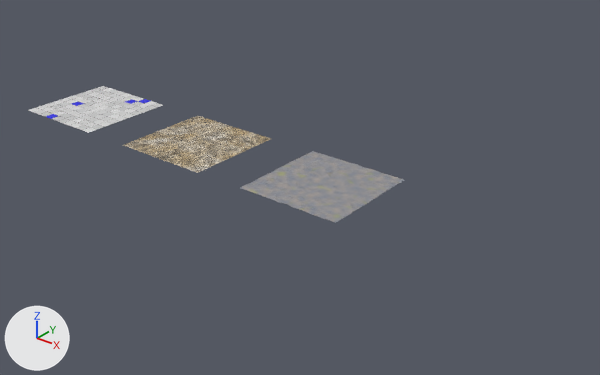
A saved change to the Blender file example/blender/examples.blend.
Rendered twice from a 50 mm camera at (13.68, -10.23, 6.13) aimed at (5.23, 0.33, -0.41). Lighting does not change. The marker at lower left points along +X, +Y and +Z.

The first picture shows 'bathTiles', 'granit', 'granit.001'.
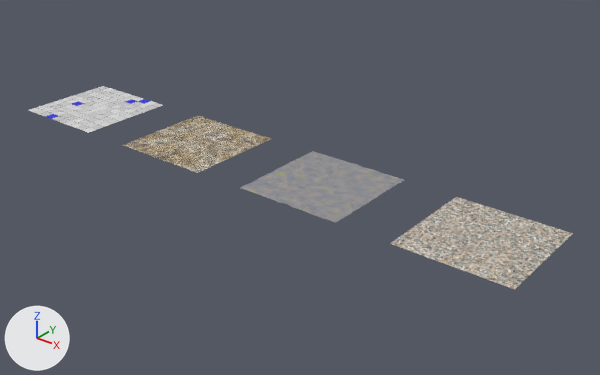
Commit message: add gravel example

Where the change shows, as pixel boxes (x1, y1, x2, y2) in the pictures (600 x 375 px):
'granit.002', added: after (390, 197, 573, 290)

Patch to the scene script:
```diff
--- a/example/blender/examples.blend.py
+++ b/example/blender/examples.blend.py
@@ img_gravelroughness_png @@
+img_gravelroughness_png = load_image('gravelRoughness.png', 'textures/gravelRoughness.png', 956, 955, 'sRGB')
@@ img_gravelheight_png @@
+img_gravelheight_png = load_image('gravelHeight.png', 'textures/gravelHeight.png', 956, 955, 'sRGB')
@@ img_gravelalbedo_png @@
+img_gravelalbedo_png = load_image('gravelAlbedo.png', 'textures/gravelAlbedo.png', 956, 955, 'sRGB')
@@ mat_gravel @@
+mat_gravel = bpy.data.materials.new('gravel')
+# uses the picture img_gravelalbedo_png
+# uses the picture img_gravelheight_png
+# uses the picture img_gravelroughness_png
@@ ob_granit_002 @@
+ob_granit_002 = bpy.data.objects.new('granit.002', me_bathtiles)
+ob_granit_002.location = (9.0, 0.0, 0.0)
+ob_granit_002.material_slots[0].link = 'OBJECT'; ob_granit_002.material_slots[0].material = mat_gravel
+_m = ob_granit_002.modifiers.new('Subdivision', 'SUBSURF')
+_m.subdivision_type = 'SIMPLE'
+_m.levels = 6
+_m.render_levels = 6
```
